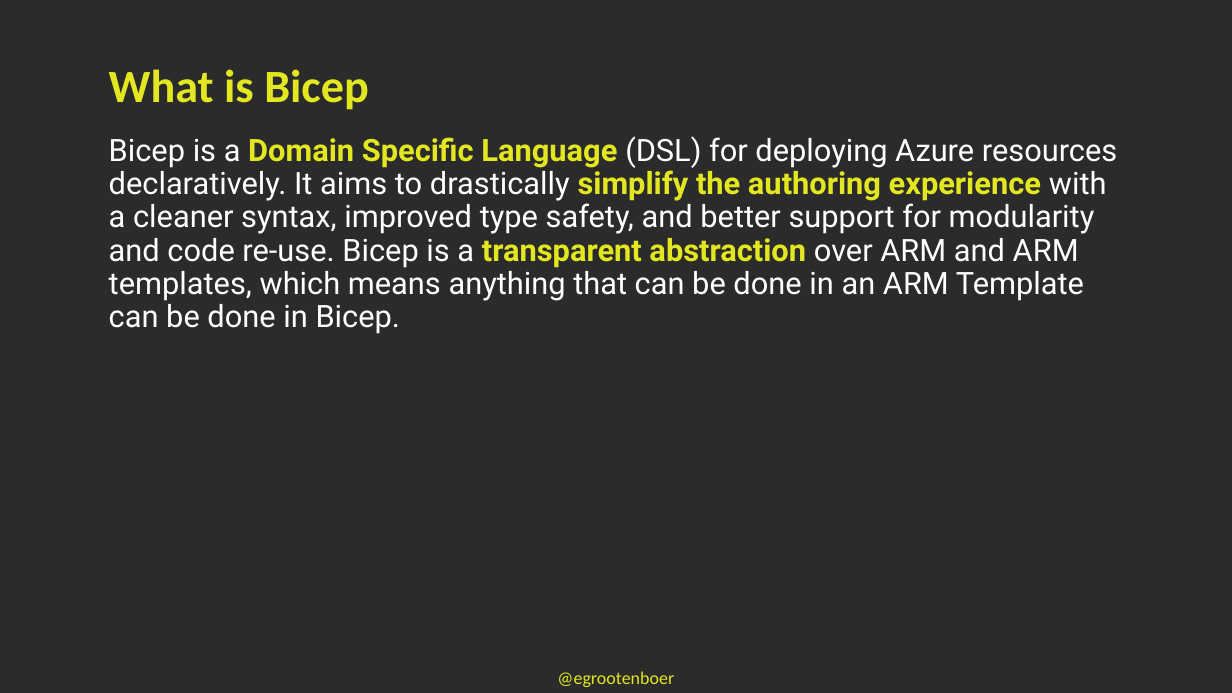
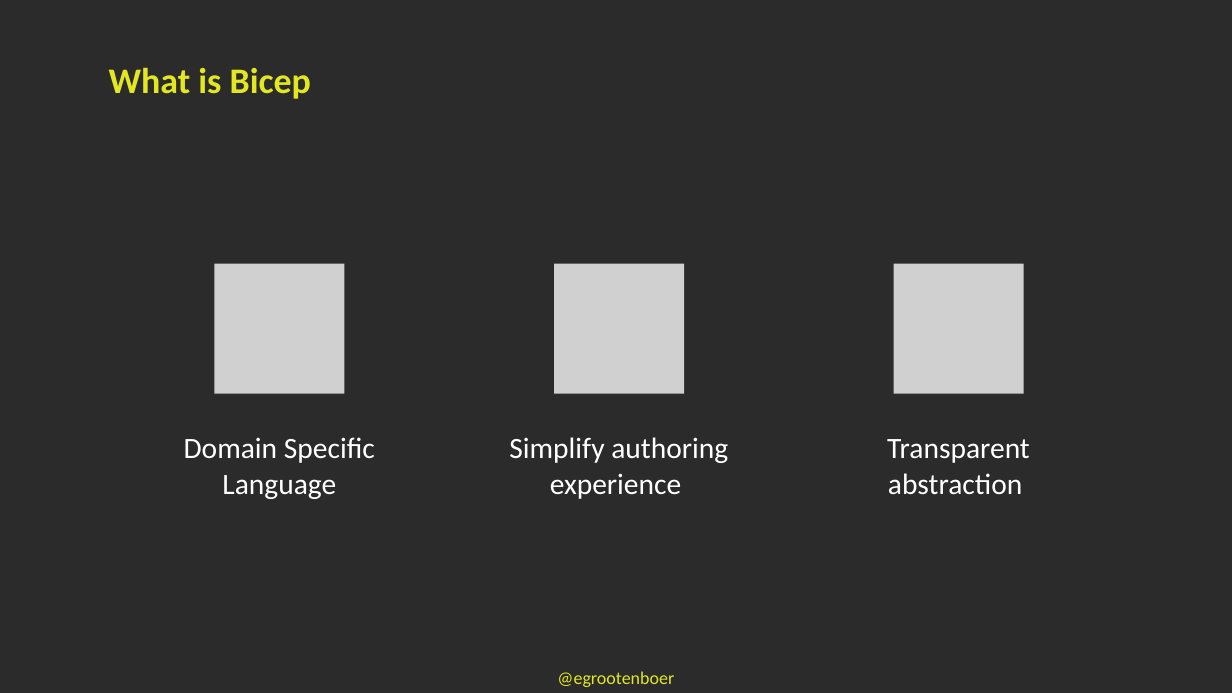
Before and after one commit to EldertGrootenboer/Empower-your-Azure-IaC-with-Bicep, a slide deck: slide 9 of Empower your Azure IaC with Bicep!.pptx. Drawn at 1232x693 pixels with LibreOffice and Linux fonts; fonts in the diff are those of the drawing; grey boxes stand for pictures; background and template pictures are left out; a plain dark background stands for a picture behind light text. Boxes give left, top, right and bottom in pixels: in the first picture for what was removed or moved away, otherwise in the second. Text is boxed around its words. In the diff, an @@ line names an element or a change of style, - is before the commit and + after.

```diff
--- a/Empower your Azure IaC with Bicep!.pptx
+++ b/Empower your Azure IaC with Bicep!.pptx
@@ text "What is Bicep" at (109, 67, 311, 99): size 36 to 28 pt @@
@@ text removed at (109, 136, 1117, 334) @@
-Bicep is a Domain Specific Language (DSL) for deploying Azure resources declaratively. It aims to drastically simplify the authoring experience with a cleaner syntax, improved type safety, and better support for modularity and code re-use. Bicep is a transparent abstraction over ARM and ARM templates, which means anything that can be done in an ARM Template can be done in Bicep.
@@ group added at (184, 263, 1030, 499): 3 pictures, 3 texts @@
+Domain Specific Language
+Simplify authoring experience
+Transparent abstraction
```
Also in this commit, not shown: 9 other slides changed.
